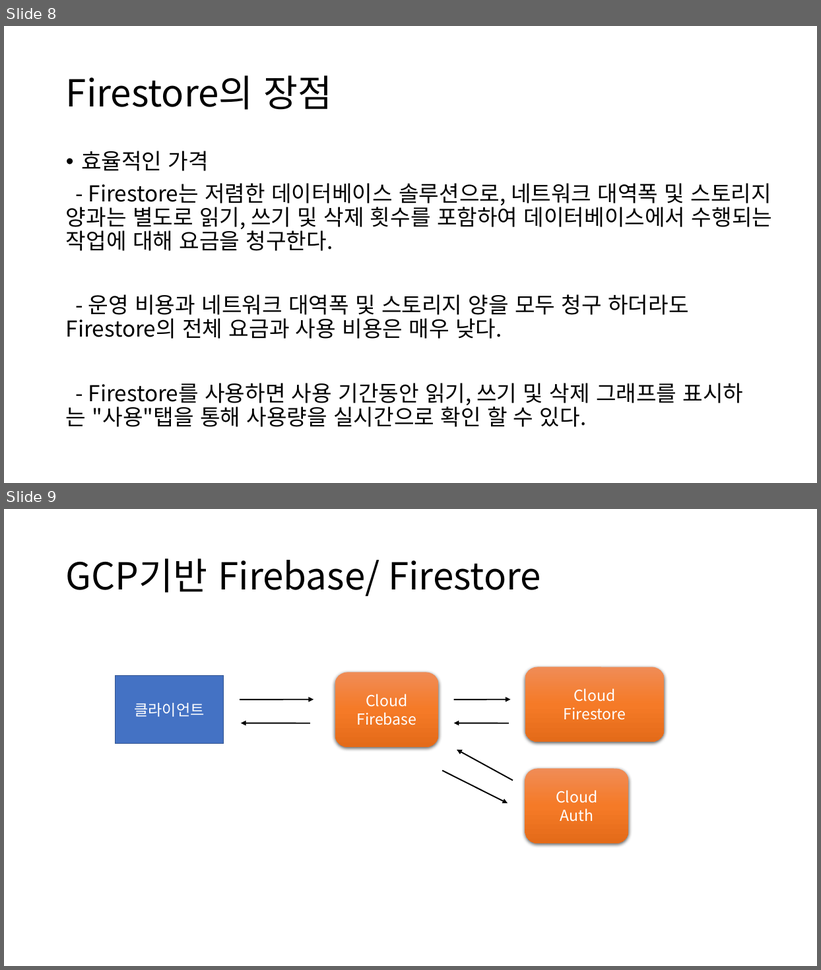
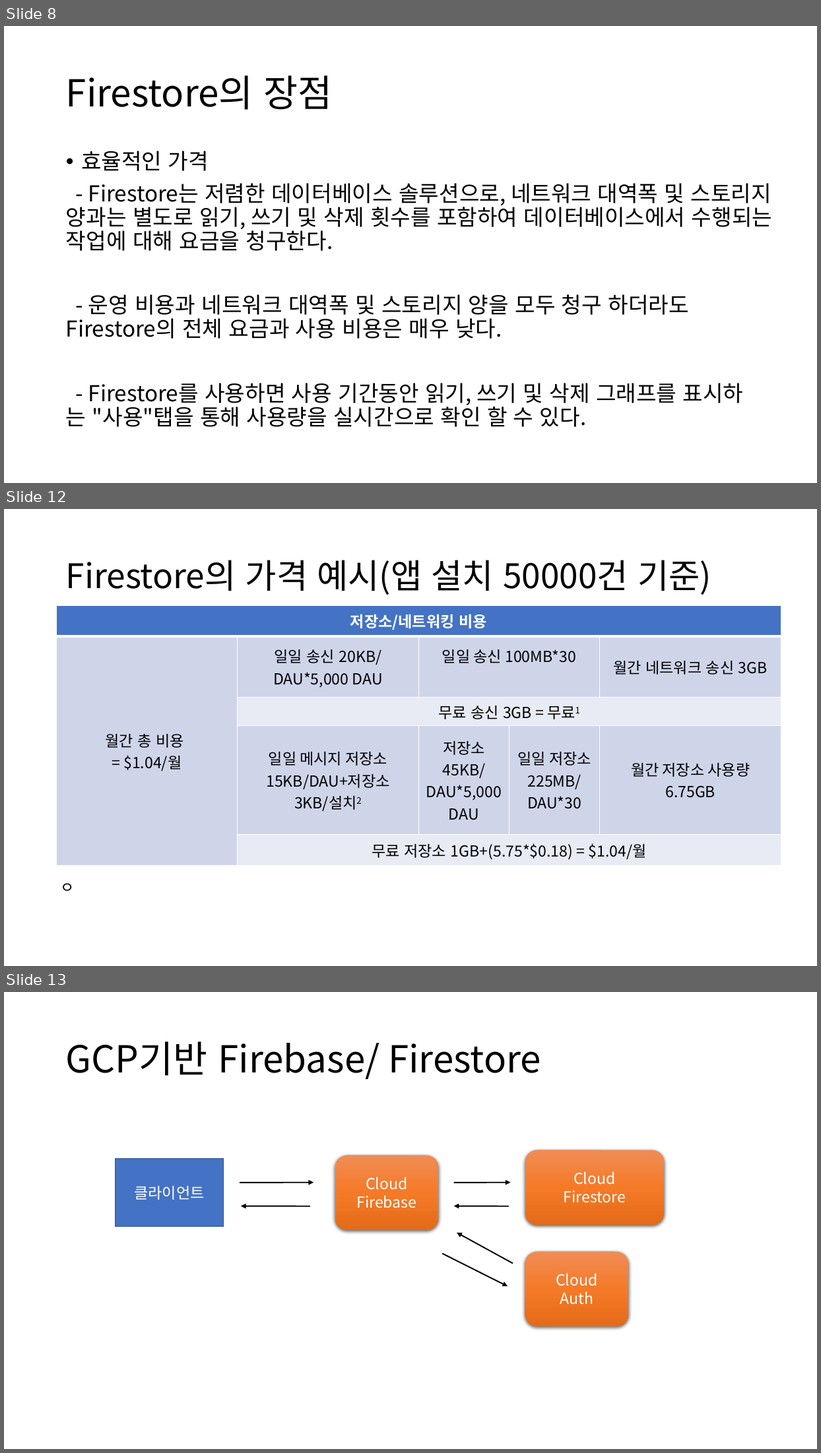
Before and after one commit to popuyaha/gcp-bootstrap-client, a slide deck: GCP기반 Serverless 아키텍쳐.pptx. Shown one above the other, each under a label of ours: slides 8 and 9 before the commit, slides 8, 12 and 13 after it; the slides between them are not shown. The pictures are 821x970 and 821x1453 pixels, drawn with LibreOffice and Linux fonts; fonts in the diff are those of the drawing. Boxes give left, top, right and bottom in pixels: in the first picture for what was removed or moved away, otherwise in the second. Text is boxed around its words. In the diff, an @@ line names an element or a change of style, - is before the commit and + after.

```diff
--- a/GCP기반 Serverless 아키텍쳐.pptx
+++ b/GCP기반 Serverless 아키텍쳐.pptx
@@ slide 12 added at box(4, 509, 817, 966), background #FFFFFF @@
@@ title added at box(66, 560, 712, 595), 40 pt, text #000000 @@
+Firestore의 가격 예시(앱 설치 50000건 기준)
@@ table added at box(56, 605, 781, 863), 5 rows, 5 columns @@
+저장소/네트워킹 비용 |  |  |  | 
+월간 총 비용 / = $1.04/월 | 일일 송신 20KB/DAU*5,000 DAU | 일일 송신 100MB*30 |  | 월간 네트워크 송신 3GB
+ | 무료 송신 3GB = 무료1 |  |  | 
+ | 일일 메시지 저장소 15KB/DAU+저장소 3KB/설치2 | 저장소 45KB/DAU*5,000 DAU | 일일 저장소 225MB/DAU*30 | 월간 저장소 사용량 6.75GB
+ | 무료 저장소 1GB+(5.75*$0.18) = $1.04/월 |  |  | 
@@ text added at box(61, 883, 75, 891), 18 pt, text #000000 @@
+ㅇ
@@ what was slide 9 is now slide 13 @@
```
Also in this commit, not shown: 3 other slides added.
